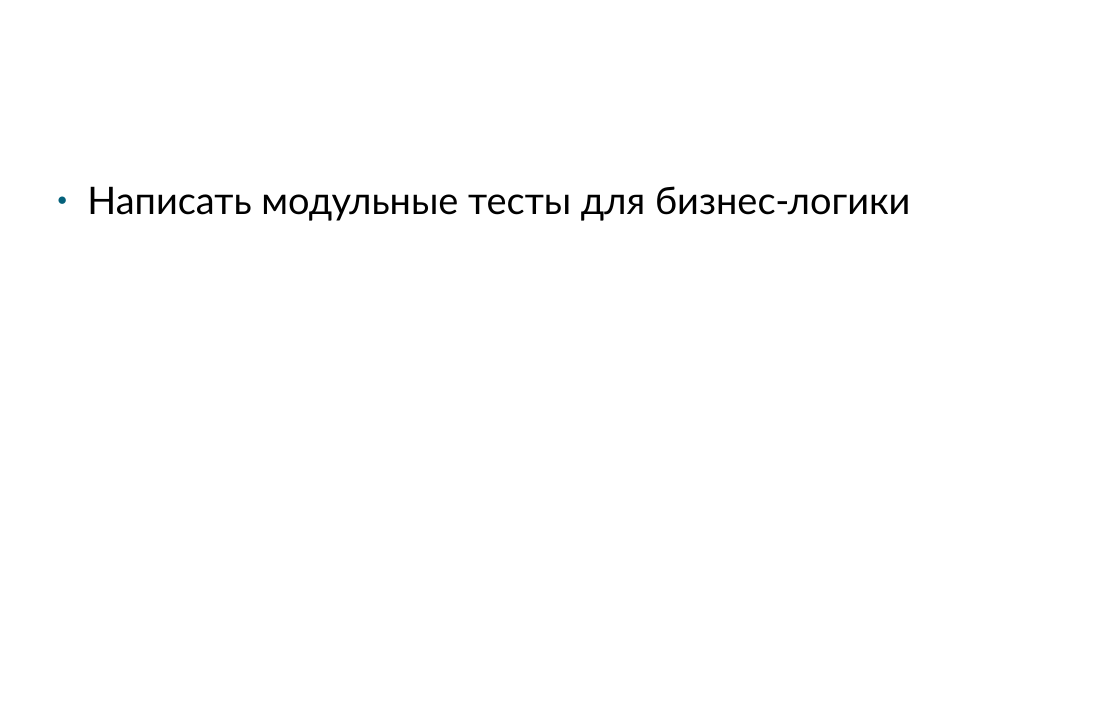
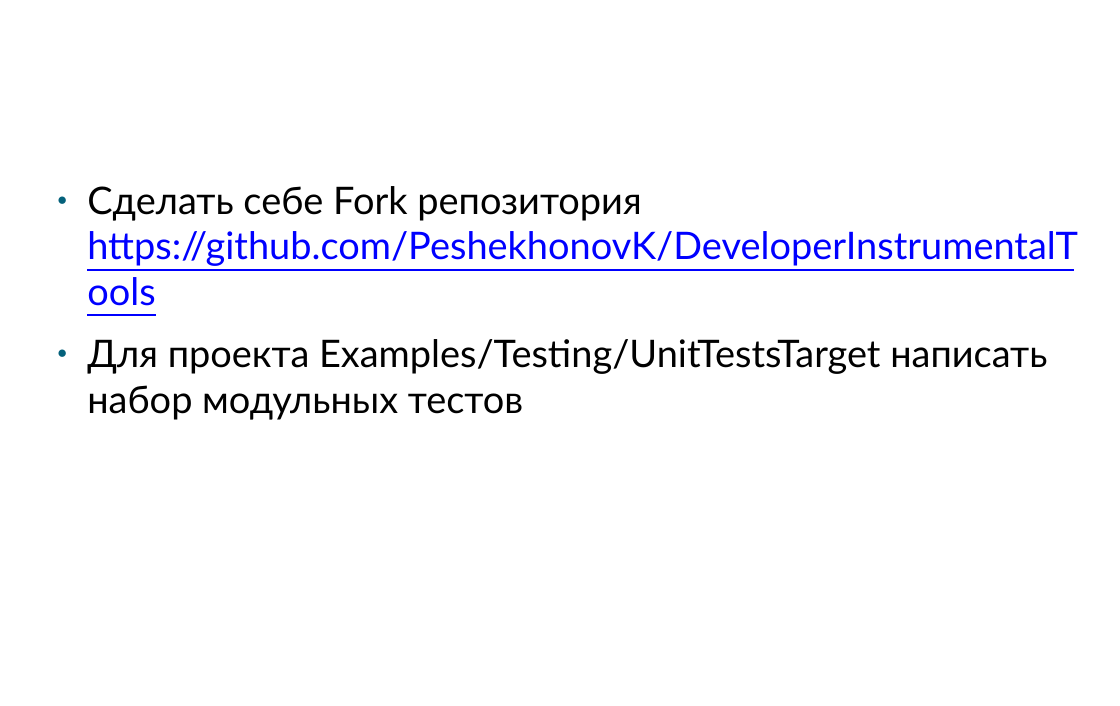
Before and after one commit to klimenkoAnna/DeveloperInstrumentalTools, a slide deck: slide 13 of docs/ETU DIT #2.pptx. Drawn at 1120x706 pixels with LibreOffice and Linux fonts; fonts in the diff are those of the drawing; background and template pictures are left out. Boxes give left, top, right and bottom in pixels: in the first picture for what was removed or moved away, otherwise in the second. Text is boxed around its words. In the diff, an @@ line names an element or a change of style, - is before the commit and + after.

Commit message:
Materials for testing lesson

```diff
--- a/docs/ETU DIT #2.pptx
+++ b/docs/ETU DIT #2.pptx
@@ text at box(87, 186, 1078, 420): text changed @@
-● Написать модульные тесты для бизнес-логики
+● Сделать себе Fork репозитория https://github.com/PeshekhonovK/DeveloperInstrumentalTools
+● Для проекта Examples/Testing/UnitTestsTarget написать набор модульных тестов
```
Also in this commit, not shown: 9 other slides changed, 9 other files.
